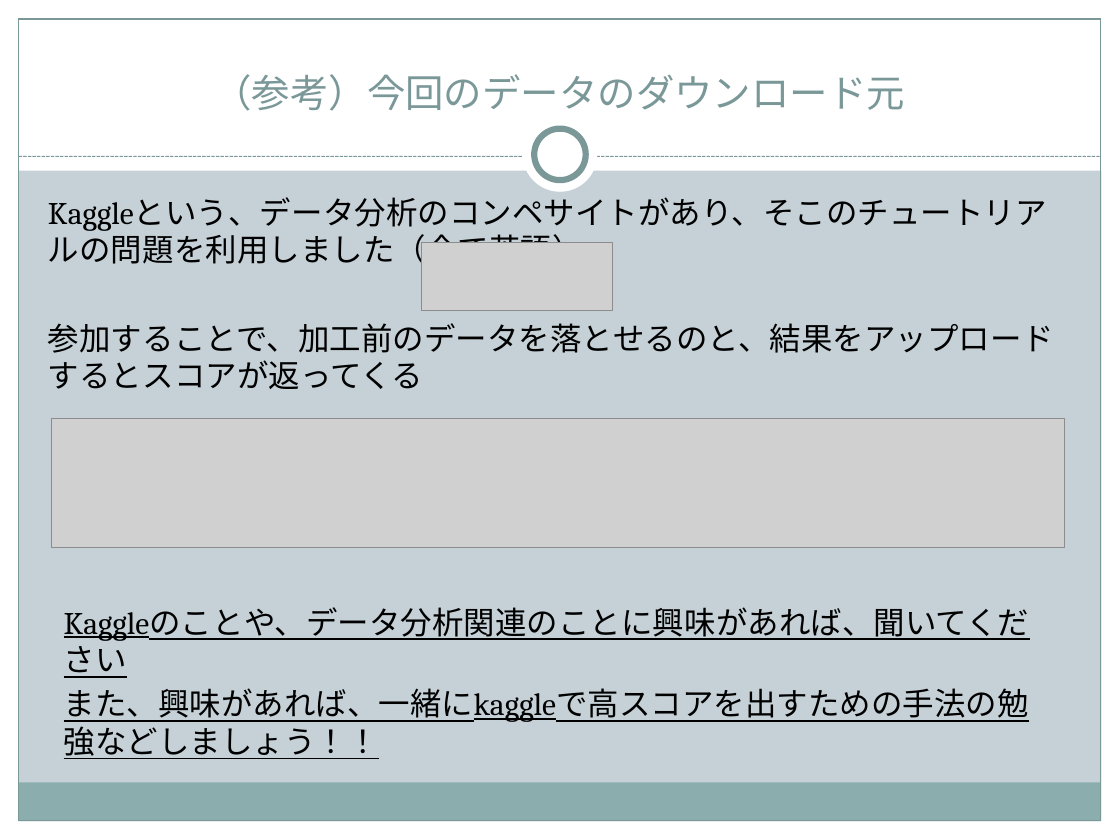
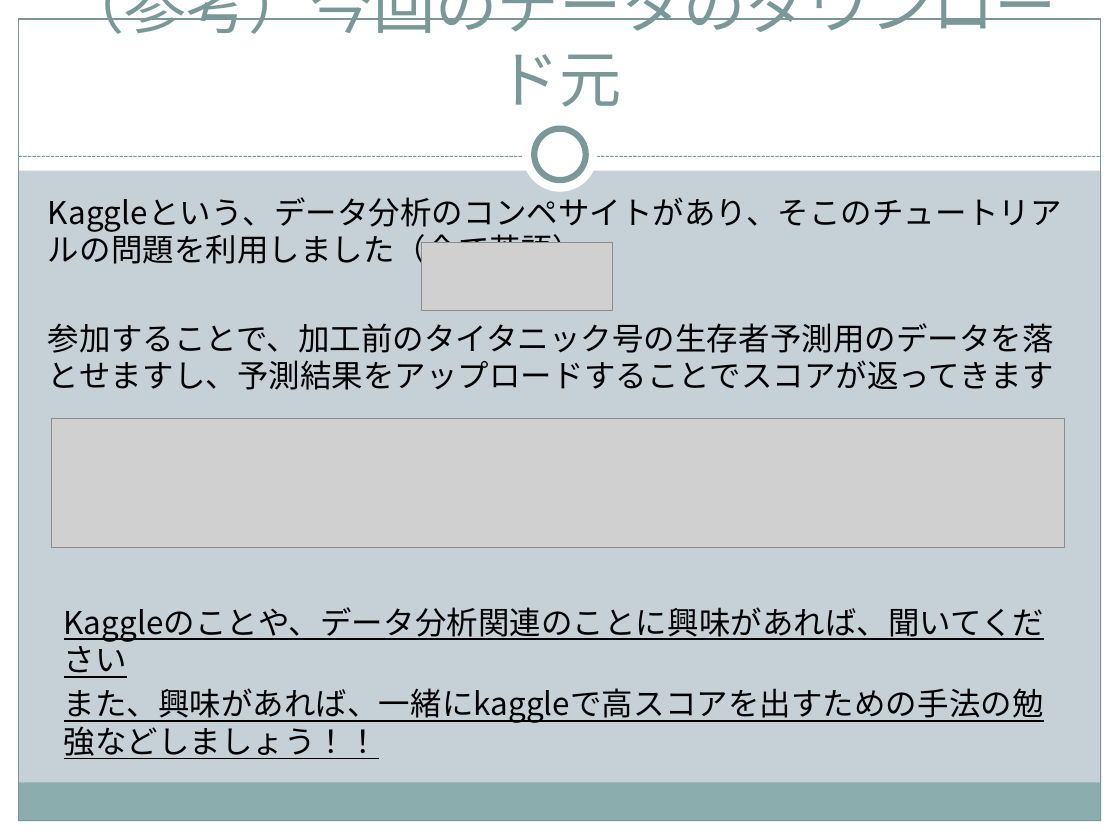
Before and after one commit to StudyGroupPT/1130, a slide deck: slide 14 of doc/勉強会_titanic.pptx (slide 13 before the commit). Drawn at 1120x840 pixels with LibreOffice and Linux fonts; fonts in the diff are those of the drawing; grey boxes stand for pictures. Boxes give left, top, right and bottom in pixels: in the first picture for what was removed or moved away, otherwise in the second. Text is boxed around its words. In the diff, an @@ line names an element or a change of style, - is before the commit and + after.

```diff
--- a/doc/勉強会_titanic.pptx
+++ b/doc/勉強会_titanic.pptx
@@ title "（参考）今回のデータのダウンロード元" at [62, 0, 1057, 107]: size 24.8 to 40 pt, font Cambria to Noto Sans CJK JP @@
@@ text at [48, 197, 1062, 270]: font Cambria to Noto Sans CJK JP in "Kaggleという、データ分析のコンペサイトがあり、そこのチュートリアルの問題を利用しました（全て英語）" @@
@@ text at [48, 323, 1054, 390]: text changed; font Cambria to Noto Sans CJK JP @@
-参加することで、加工前のデータを落とせるのと、結果をアップロードするとスコアが返ってくる
+参加することで、加工前のタイタニック号の生存者予測用のデータを落とせますし、予測結果をアップロードすることでスコアが返ってきます
@@ text "Kaggleのことや、データ分析関連のことに興味があれば、聞いてください" at [64, 607, 1045, 723]: font Cambria to Noto Sans CJK JP @@
```
Also in this commit, not shown: 13 other slides changed, 1 slide added.
